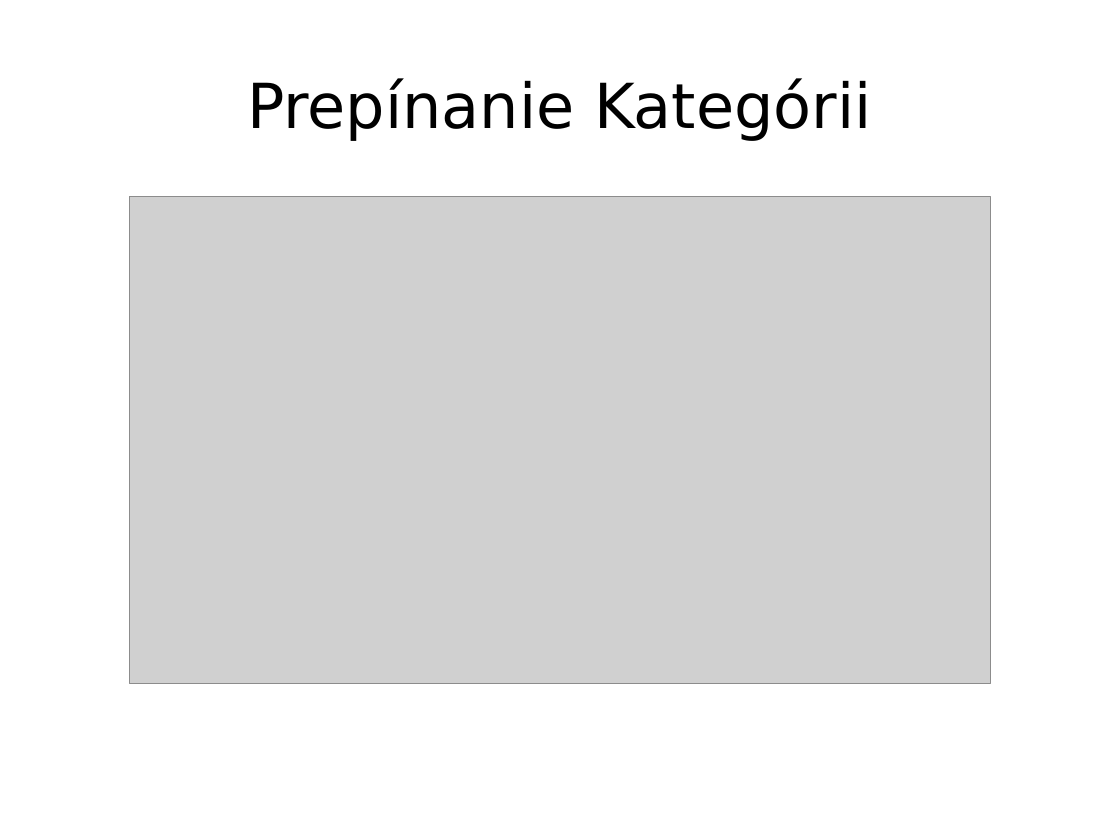
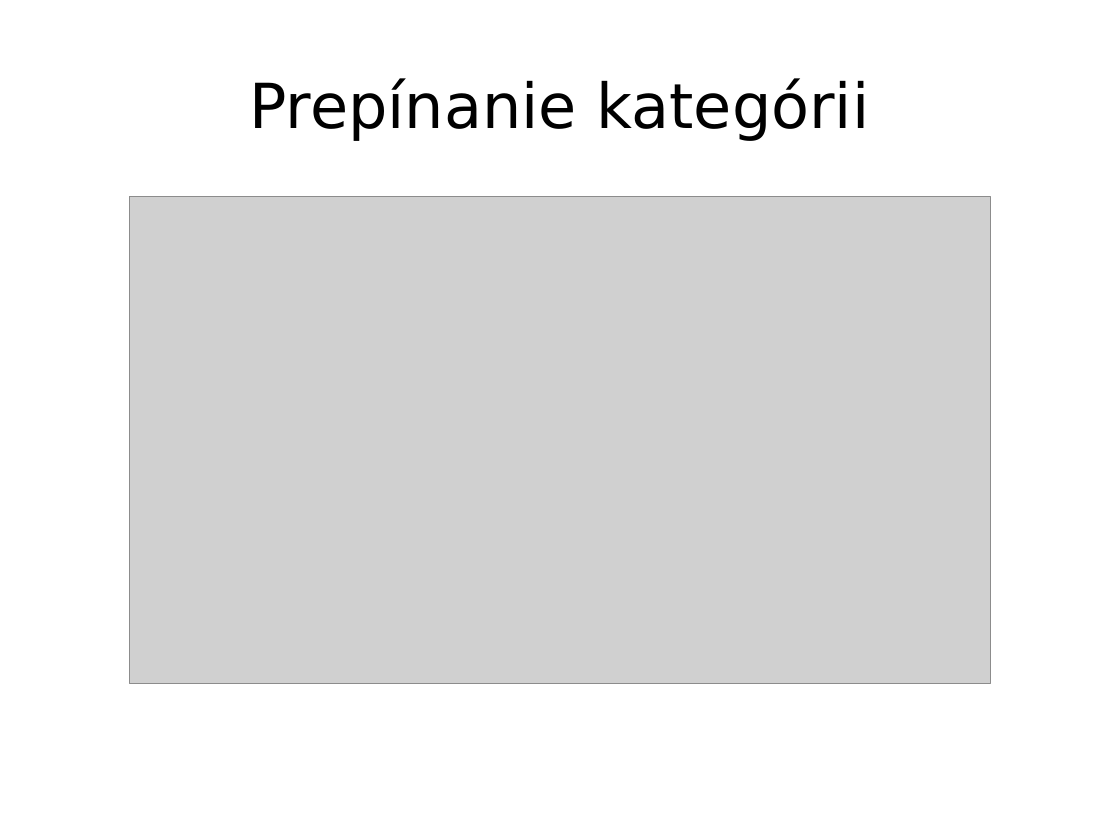
Before and after one commit to pestanko/PB138---Kartoteka, a slide deck: slide 11 of doc/presentation/Prezentacia.pptx. Drawn at 1120x840 pixels with LibreOffice and Linux fonts; fonts in the diff are those of the drawing; grey boxes stand for pictures. Boxes give left, top, right and bottom in pixels: in the first picture for what was removed or moved away, otherwise in the second. Text is boxed around its words. In the diff, an @@ line names an element or a change of style, - is before the commit and + after.

```diff
--- a/doc/presentation/Prezentacia.pptx
+++ b/doc/presentation/Prezentacia.pptx
@@ text at <box>250,78,870,141</box>: text changed @@
-Prepínanie Kategórii
+Prepínanie kategórii
```
Also in this commit, not shown: 8 other slides changed, 1 slide removed, 4 other files.
